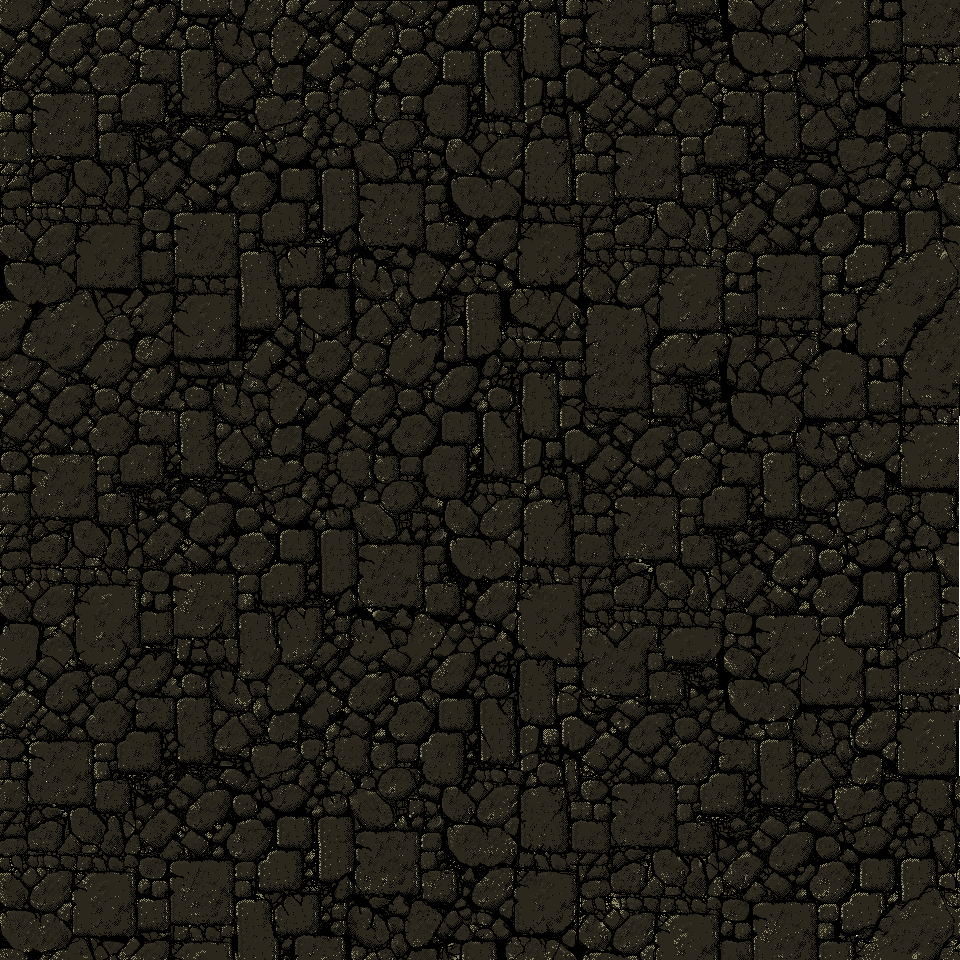
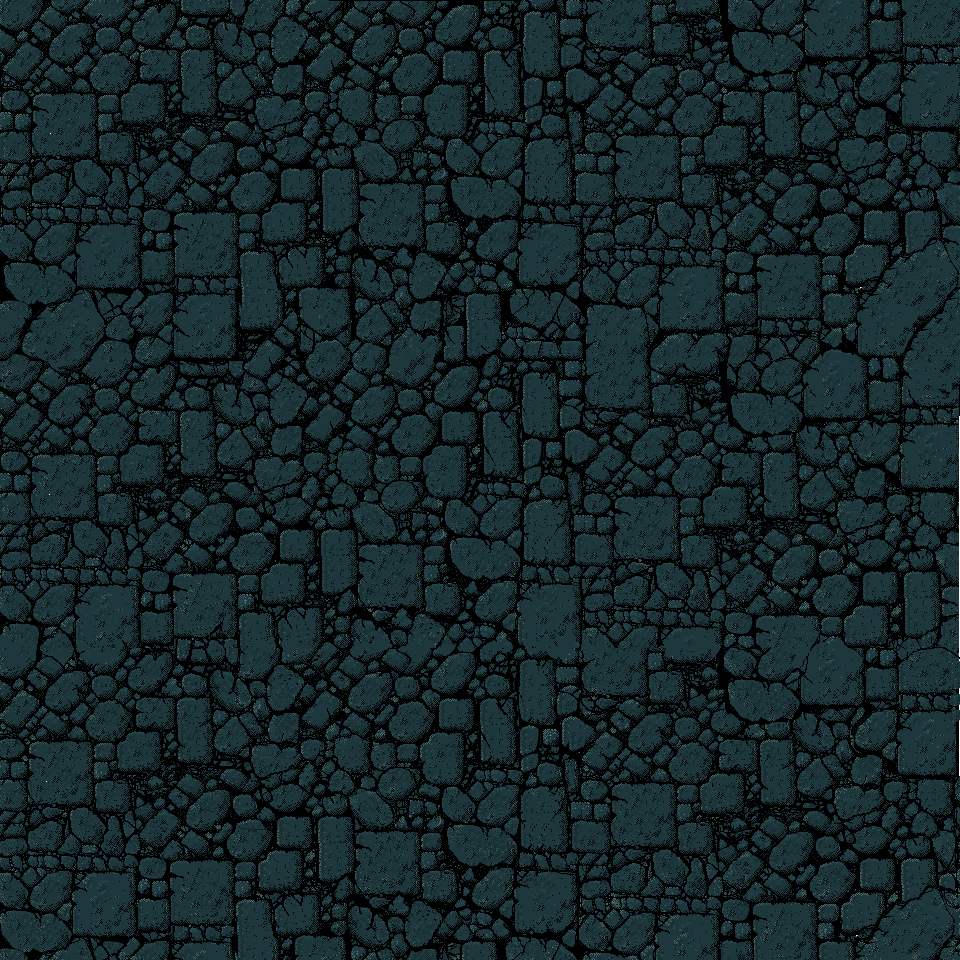
The second 960×960 image is a revision of the first. Changes to its layers:
"background_lit.tga": opacity 50% → 19% over [0, 0, 960, 960]
renamed "Pasted Layer" to "Pasted Layer #1", painted on it over [0, 0, 960, 960]
